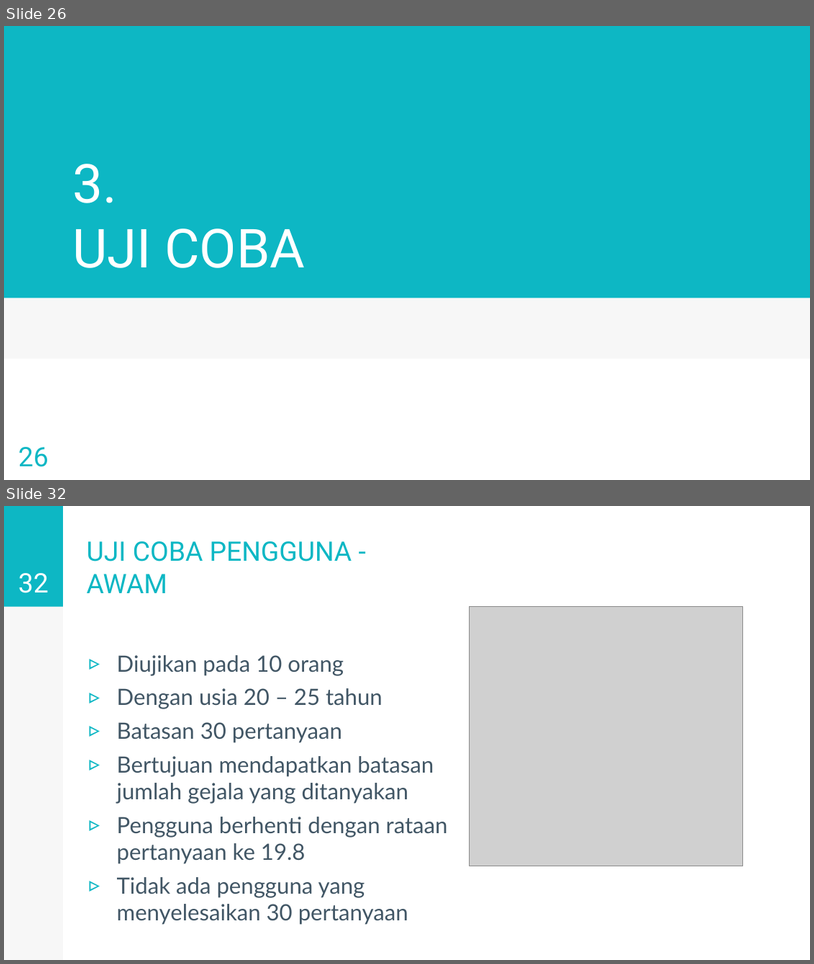
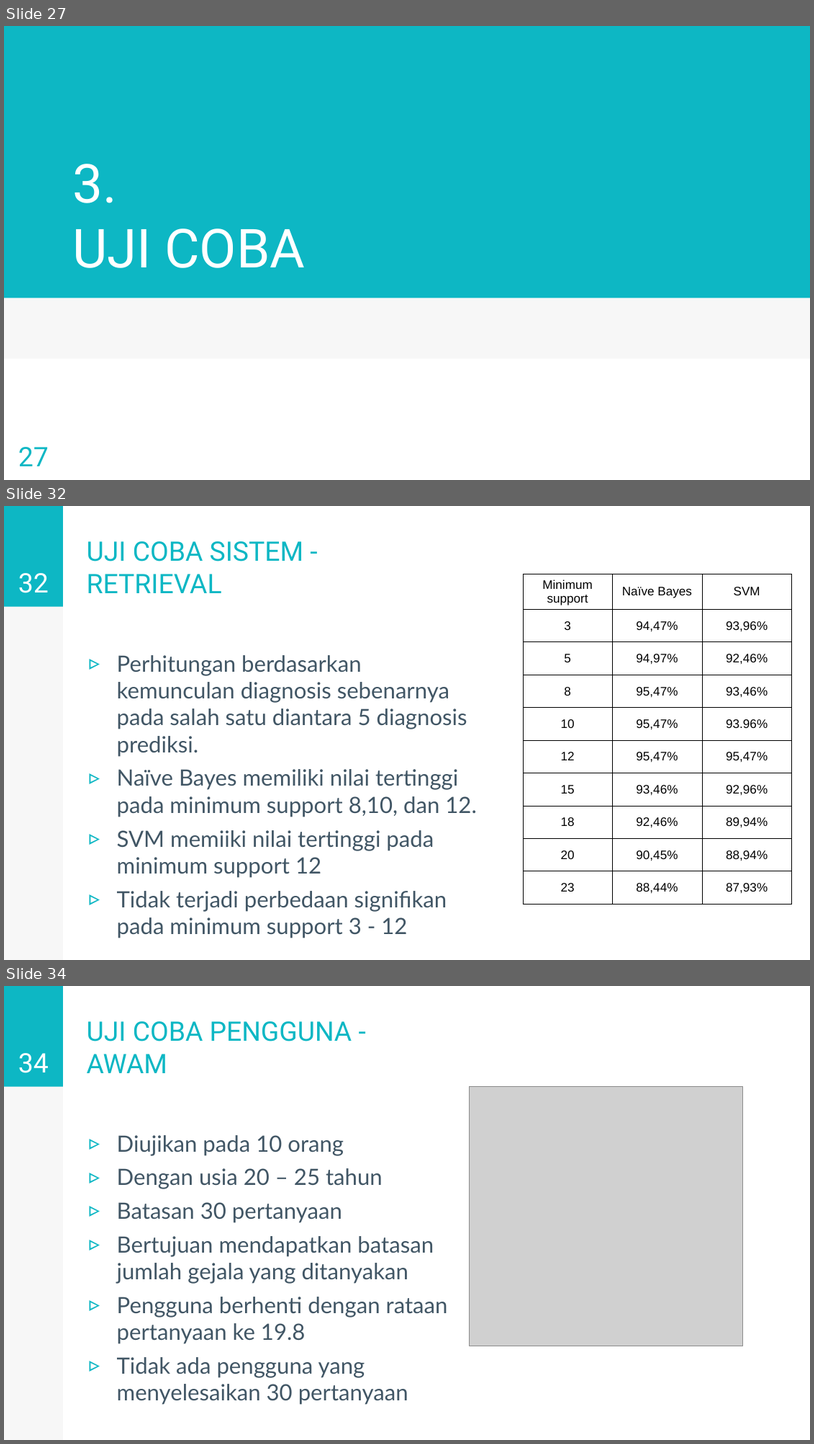
Before and after one commit to kevinfachreza/TugasAkhir, a slide deck: PPT/5114100128-v1.0.pptx. Shown one above the other, each under a label of ours: slides 26 and 32 before the commit, slides 27, 32 and 34 after it; the slides between them are not shown. The pictures are 814x964 and 814x1444 pixels, drawn with LibreOffice and Linux fonts; fonts in the diff are those of the drawing; grey boxes stand for pictures. Boxes give left, top, right and bottom in pixels: in the first picture for what was removed or moved away, otherwise in the second. Text is boxed around its words. In the diff, an @@ line names an element or a change of style, - is before the commit and + after.

```diff
--- a/PPT/5114100128-v1.0.pptx
+++ b/PPT/5114100128-v1.0.pptx
@@ slide 32 added at box(4, 506, 810, 960), background #FFFFFF; not listed: 2 template elements that a slide beside it also shows @@
@@ title added at box(87, 541, 304, 593), 24 pt, text #0DB7C4 @@
+UJI COBA SISTEM - RETRIEVAL
@@ page number added at box(18, 573, 49, 593), 24 pt, text #FFFFFF @@
+32
@@ table added at box(523, 574, 792, 906), 10 rows, 3 columns @@
+Minimum support | Naïve Bayes | SVM
+3 | 94,47% | 93,96%
+5 | 94,97% | 92,46%
+8 | 95,47% | 93,46%
+10 | 95,47% | 93.96%
+12 | 95,47% | 95,47%
+15 | 93,46% | 92,96%
+18 | 92,46% | 89,94%
+20 | 90,45% | 88,94%
+23 | 88,44% | 87,93%
@@ text added at box(117, 655, 476, 938), 20 pt, text #415665 @@
+▹ Perhitungan berdasarkan kemunculan diagnosis sebenarnya pada salah satu diantara 5 diagnosis prediksi.
+▹ Naïve Bayes memiliki nilai tertinggi pada minimum support 8,10, dan 12.
+▹ SVM memiiki nilai tertinggi pada minimum support 12
+▹ Tidak terjadi perbedaan signifikan pada minimum support 3 - 12
@@ what was slide 26 is now slide 27 @@
@@ page number at box(18, 446, 49, 466): text changed @@
-26
+27
@@ what was slide 32 is now slide 34 @@
@@ page number at box(18, 1053, 49, 1073): text changed @@
-32
+34
```
Also in this commit, not shown: 17 slides changed, 35 other slides added, 11 other files.
